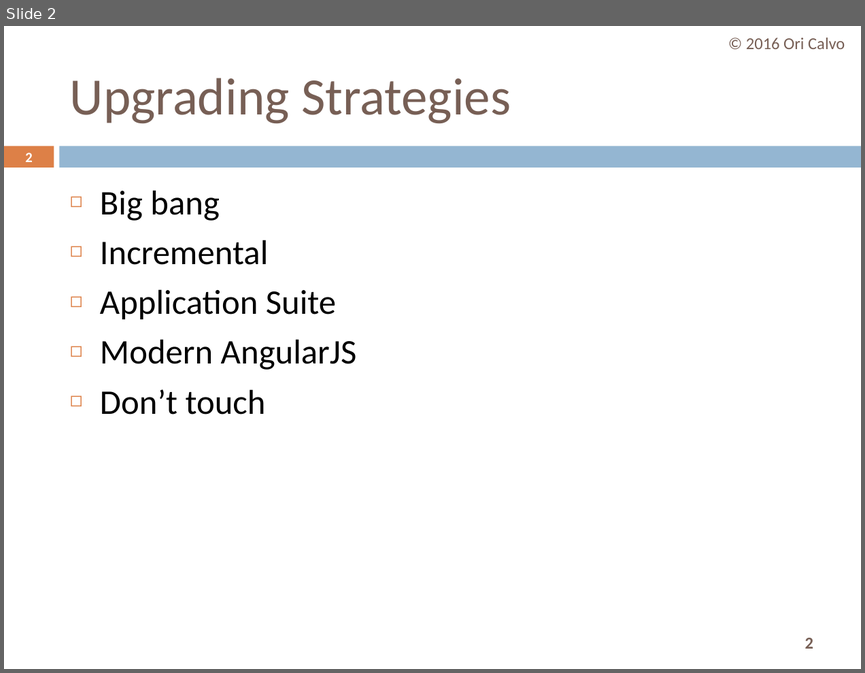
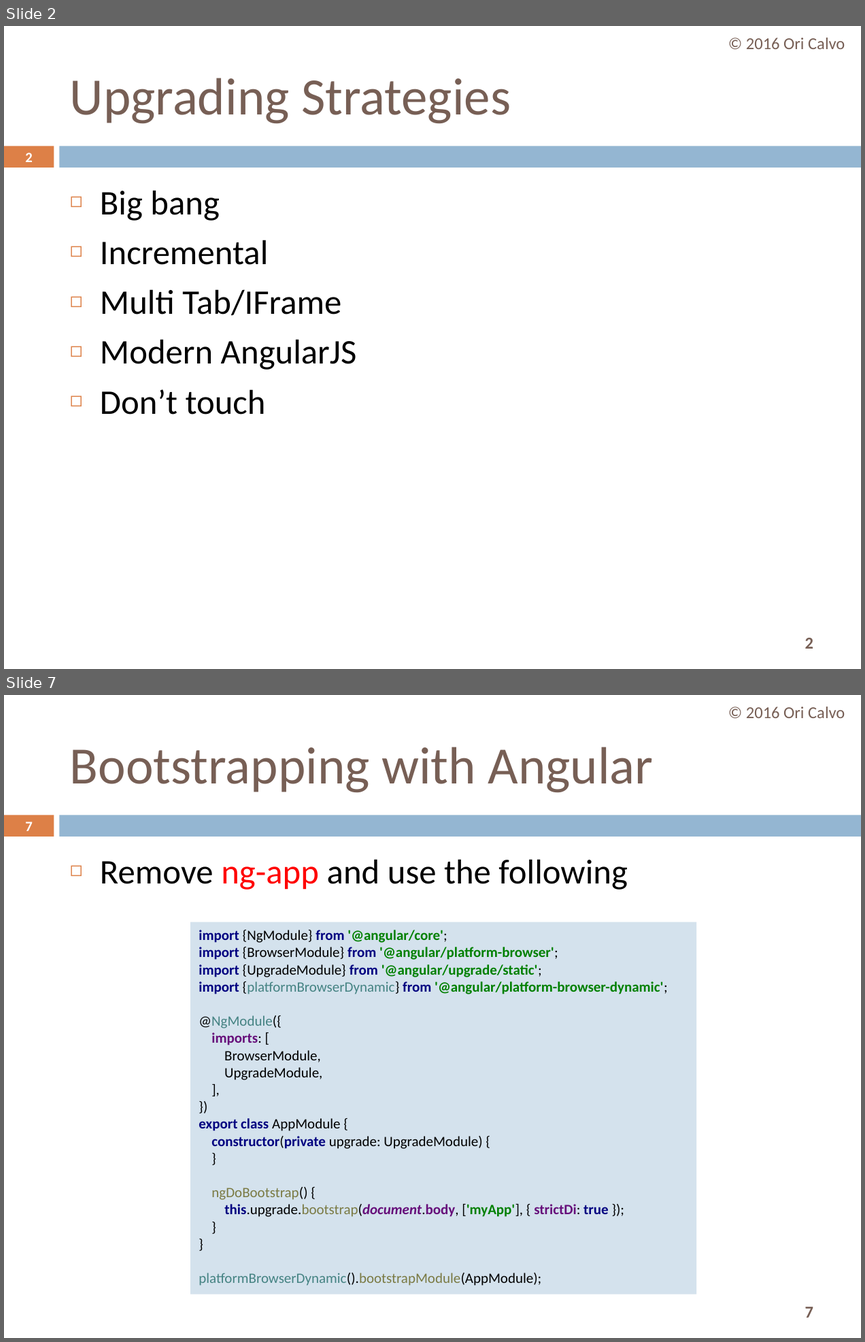
Before and after one commit to oricalvo/course-amdocs-angular, a slide deck: PPTs/11 NG Upgrade.pptx. Shown one above the other, each under a label of ours: slide 2 before the commit, slides 2 and 7 after it; the slides between them are not shown. The pictures are 865x673 and 865x1342 pixels, drawn with LibreOffice and Linux fonts; fonts in the diff are those of the drawing. Boxes give left, top, right and bottom in pixels: in the first picture for what was removed or moved away, otherwise in the second. Text is boxed around its words. In the diff, an @@ line names an element or a change of style, - is before the commit and + after.

```diff
--- a/PPTs/11 NG Upgrade.pptx
+++ b/PPTs/11 NG Upgrade.pptx
@@ slide 7 added at bbox=[4, 695, 861, 1338], background #FFFFFF; not listed: 3 template elements that a slide beside it also shows @@
@@ text added at bbox=[746, 707, 844, 718], 14 pt, text #775F55 @@
+© 2016 Ori Calvo
@@ title added at bbox=[70, 747, 653, 792], 44 pt, text #775F55 @@
+Bootstrapping with Angular
@@ page number added at bbox=[25, 821, 33, 831], 11.9 pt, text #FFFFFF, bold @@
+7
@@ text added at bbox=[100, 859, 627, 889], 29 pt, text #000000 @@
+◻ Remove ng-app and use the following
@@ rectangle added at bbox=[191, 922, 697, 1294], fill #D4E2ED, 12 pt, text #000000 @@
+import {NgModule} from '@angular/core';
+import {BrowserModule} from '@angular/platform-browser';
+import {UpgradeModule} from '@angular/upgrade/static';
+import {platformBrowserDynamic} from '@angular/platform-browser-dynamic';
+@NgModule({
+imports: [
+BrowserModule,
+UpgradeModule,
+],
+})
+export class AppModule {
+constructor(private upgrade: UpgradeModule) {
+}
+ngDoBootstrap() {
+this.upgrade.bootstrap(document.body, ['myApp'], { strictDi: true });
+}
+}
+platformBrowserDynamic().bootstrapModule(AppModule);
@@ slide 2 changed as well @@
@@ text at bbox=[100, 289, 341, 315]: text changed @@
-◻ Application Suite
+◻ Multi Tab/IFrame
```
Also in this commit, not shown: 3 other slides changed, 15 other slides added, 1 other file.
